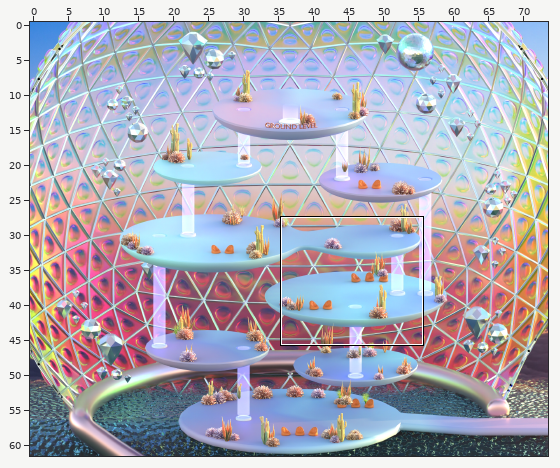
Level history. Tiled map (JSON): Gallery.tmj. The picture above shows the old version from afar; the outline marks the close-up.
Close-up. Before the commit:
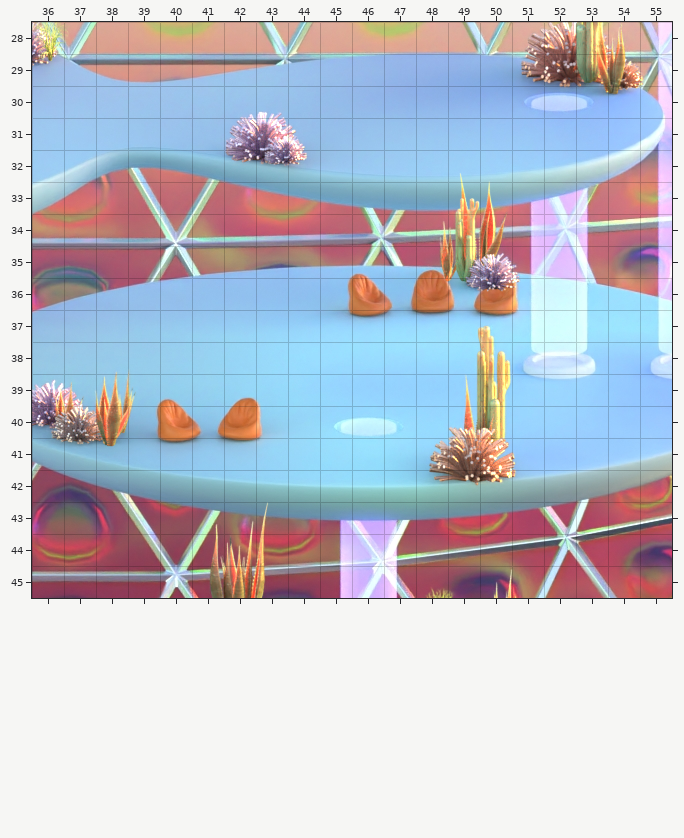
Cells are 32x32 px. Shown: x 36..55, y 28..45. The commit also changed other parts of the map, which this record leaves out.
After:
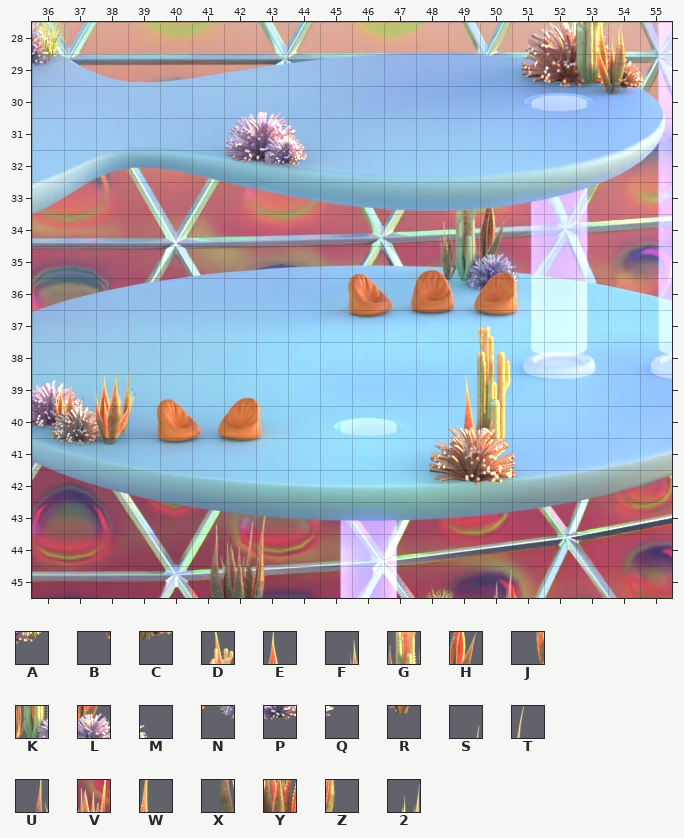
Key: from "Chunk 27": A 116, B 207, C 208; from "Chunk 28": D 169, E 170, F 242, G 243, H 244; from "Chunk 29": J 60, K 61, L 62, M 63, N 135, P 136, Q 137; from "Chunk 30": R 238; from "Chunk 31": S 134, T 135, U 207, V 208, W 209; from "Chunk 32": X 25, Y 26, Z 27, 2 34.
_ is an empty cell.
See-through tiles are keyed as they look on the map.
The exact change:
{"where": "layer \"FG\""}
{"y":29,"x":36,"old":"A","new":"_"}
{"y":30,"x":53,"old":"BC","new":"__"}
{"y":33,"x":49,"old":"DE","new":"__"}
{"y":34,"x":48,"old":"FGH","new":"___"}
{"y":35,"x":48,"old":"JKLM","new":"____"}
{"y":36,"x":49,"old":"NPQ","new":"___"}
{"y":41,"x":38,"old":"R","new":"_"}
{"y":43,"x":42,"old":"ST","new":"__"}
{"y":44,"x":41,"old":"UVW","new":"___"}
{"y":45,"x":41,"old":"XYZ","new":"___"}
{"y":45,"x":50,"old":"2","new":"_"}
